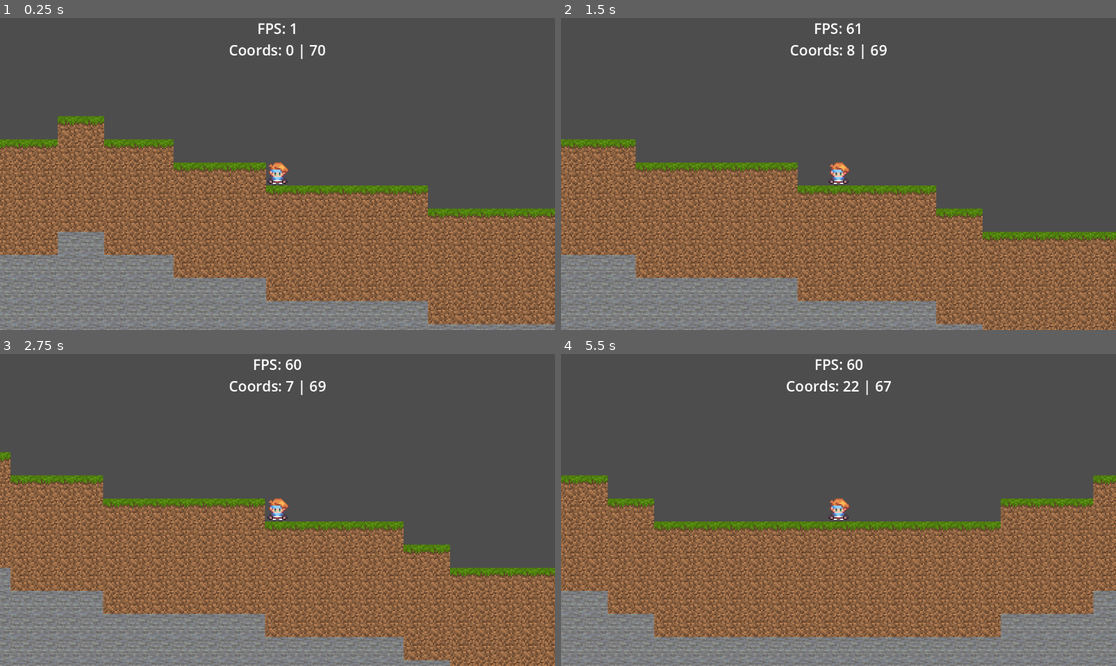
Above: before the commit, frames 1-4 (two rows, left to right).
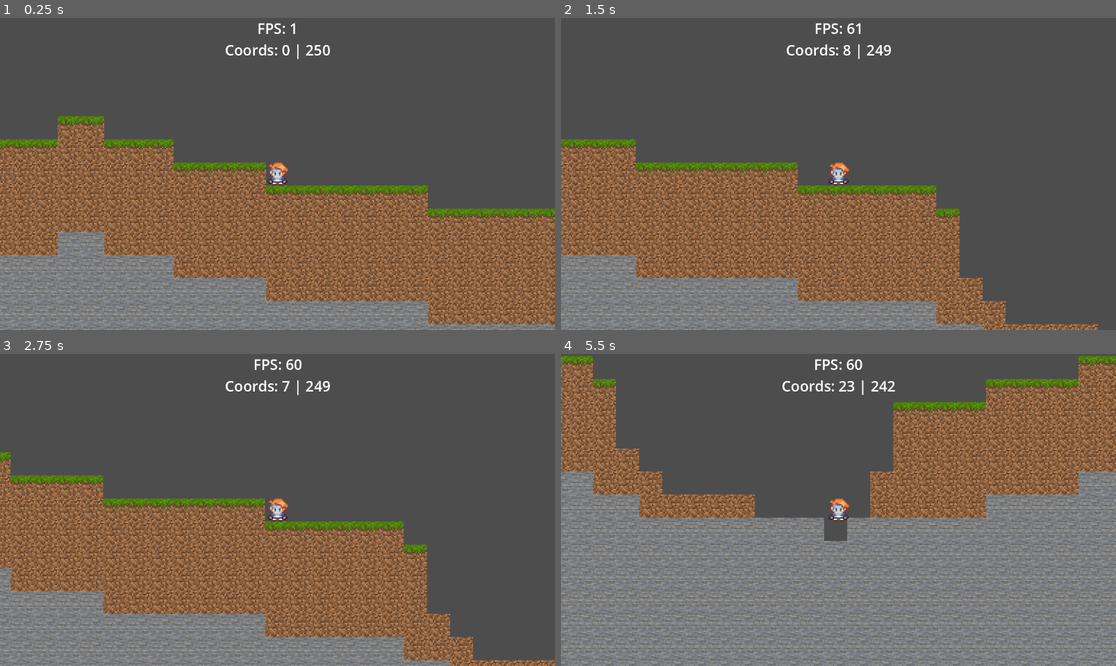
Above: after the commit, the same moments.

Repository: NeyZzO/procedural_game
Game: Godot game, scene res://scenes/game.tscn
Same seed, same stepped clock (60 frames per second), same inputs: the game is played once before the commit and once after it.
Inputs (mouse positions are in pixels of both pictures, inside the frame that each line leads up to):
- Up to frame 1 (0.25 s): no input
- Up to frame 2 (1.5 s): tap Enter at 0.5 s; move the mouse to (960, 158) at 0.52 s; hold D (right) from 0.53 s (still down); click (960, 158) at 0.6 s; tap Space (jump) at 0.77 s; move the mouse to (727, 189) at 1.27 s; tap Shift (sprint) at 1.35 s
- Up to frame 3 (2.75 s): tap Space (jump) at 1.52 s; move the mouse to (333, 441) at 2.02 s; release D (right) at 2.03 s; hold A (left) from 2.03 s (still down); tap K (switch_mode) at 2.1 s
- Up to frame 4 (5.5 s): move the mouse to (810, 572) at 2.77 s; release A (left) at 2.78 s; hold D (right) 2.78-4.28 s; click (810, 572) at 2.85 s; tap Space (jump) at 3.02, 3.77, 4.52 s; move the mouse to (1005, 556) at 3.52 s; hold Shift (sprint) 3.53-4.28 s; move the mouse to (672, 463) at 4.27 s; hold A (left) 4.28-5.03 s; tap K (switch_mode) at 4.35 s; move the mouse to (866, 510) at 5.02 s; hold D (right) from 5.03 s (still down); click (866, 510) at 5.1 s

The runs differ from the first frame. In frame 1, 0.4% of the frame differs, in the area x 40-60%, y 8-14%; in frame 2, 8.2%; in frame 3, 6.7%; in frame 4, 62%, in the area x 0-100%, y 0-100%.

Commit message:
Cave generation 1st version

Diff:
--- a/scripts/game.gd
+++ b/scripts/game.gd
@@ -1,12 +1,14 @@
 extends Node2D
 
-var noise: FastNoiseLite = FastNoiseLite.new();
+var surface_noise: FastNoiseLite = FastNoiseLite.new();
+var cave_noise: FastNoiseLite = FastNoiseLite.new();
+
 @onready var map: TileMap = $TileMap;
 @onready var player: Player = $Player;
 @onready var hud: CanvasLayer = $HUD;
 
 @export var MAP_WIDTH: int = 700;
-@export var MAP_HEIGHT: int = 120;
+@export var MAP_HEIGHT: int = 300;
 
 const GRASS: Vector2i = Vector2i(0, 0);
 const DIRT: Vector2i = Vector2i(1, 0);
@@ -16,18 +18,36 @@
 # Called when the node enters the scene tree for the first time.
 func _ready() -> void:
 	randomize();
-	noise.seed = randi();
+	var SEED: int = randi();
+	surface_noise.seed = SEED;
+	surface_noise.noise_type = FastNoiseLite.TYPE_PERLIN;
+	surface_noise.frequency = 0.01;
+	draw_map();
 
-	noise.noise_type = FastNoiseLite.TYPE_PERLIN;
-	noise.frequency = 0.01;
-	print("Using seed : ", noise.seed)
-	draw_map();
 	# Place the player at the center of the map.
 	print(heights[MAP_WIDTH/2])
 	player.position = Vector2(0 + 8, (heights[MAP_WIDTH/2] * 16) - 8);
 
+	# Now generate the caves;
+	cave_noise.seed = SEED;
+	cave_noise.noise_type = FastNoiseLite.TYPE_PERLIN;
+	cave_noise.frequency = 0.05;
+	generateCaves();
+
+
+
+func generateCaves() -> void:
+	for x in range(-MAP_WIDTH/2, MAP_WIDTH/2):
+		for y in range(MAP_HEIGHT):
+			var value: float = cave_noise.get_noise_2d(x, y);
+			if value > 0.2:
+				print('Cave')
+				map.set_cell(0, Vector2i(x, y), 0, Vector2i(-1, -1), 0);
+
+
+
 func getHeight(x: int) -> int:
-	return int(noise.get_noise_1d(x) * 25 + 50);
+	return int(surface_noise.get_noise_1d(x) * 25 + 50);
 
 func draw_map() -> void:
 	# First, we use a 1D noise to generate the height of the terrain
Binary file added: 13852880-apple_l.jpg
Not shown, added: 13852880-apple_l.jpg.import
Not shown, added: export_presets.cfg
Not shown, changed: .gitignore
Not shown, added: scenes/gamBA13.tmp
